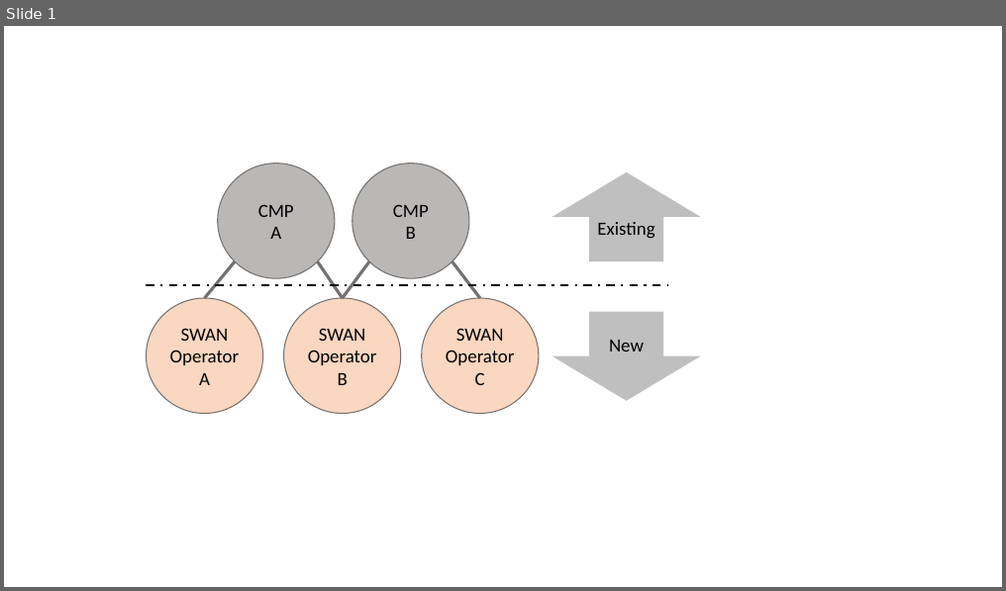
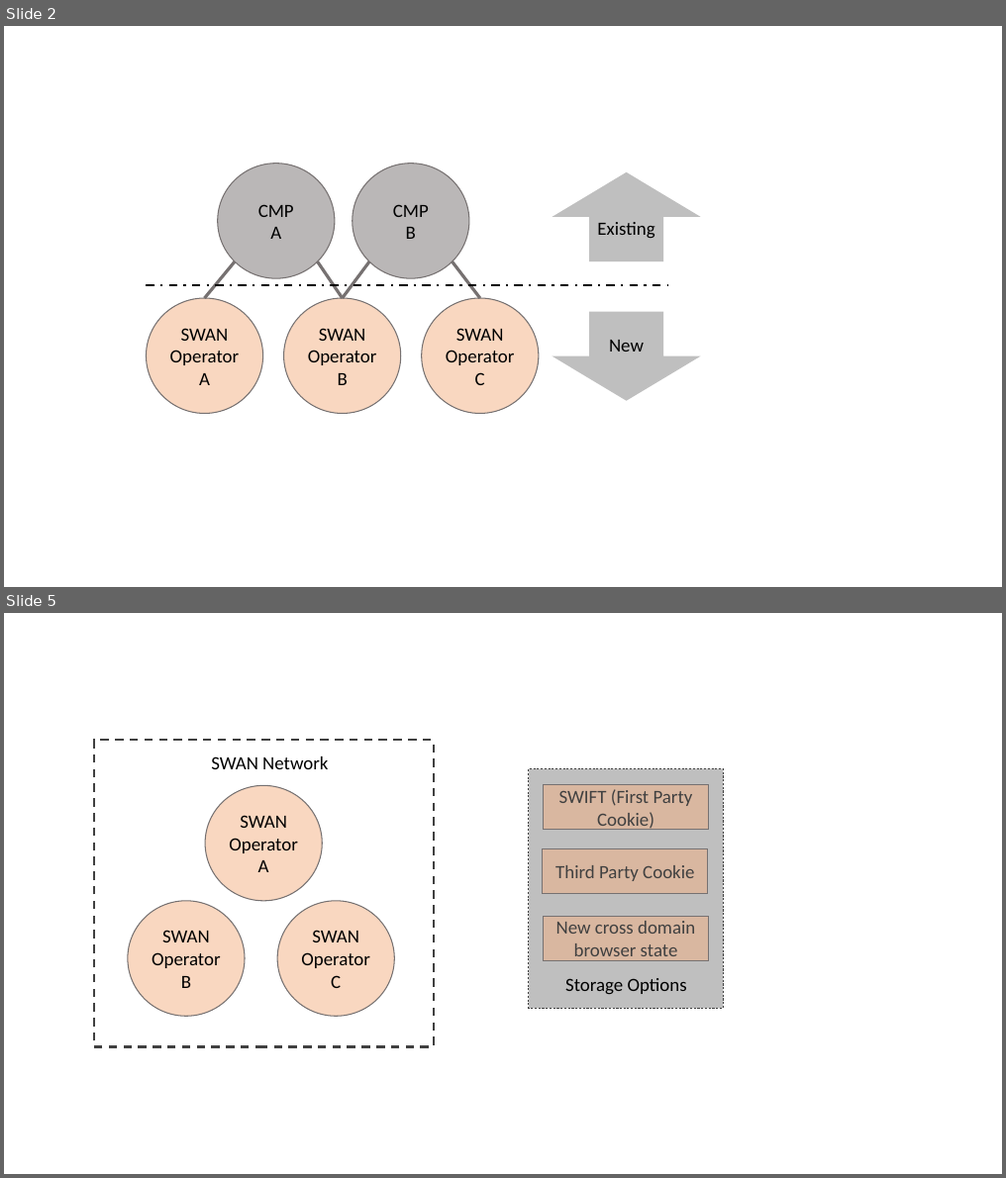
Before and after one commit to SWAN-community/swan, a slide deck: diagrams.pptx. Shown one above the other, each under a label of ours: slide 1 before the commit, slides 2 and 5 after it; the slides between them are not shown. The pictures are 1006x591 and 1006x1178 pixels, drawn with LibreOffice and Linux fonts; fonts in the diff are those of the drawing. Boxes give left, top, right and bottom in pixels: in the first picture for what was removed or moved away, otherwise in the second. Text is boxed around its words. In the diff, an @@ line names an element or a change of style, - is before the commit and + after.

```diff
--- a/diagrams.pptx
+++ b/diagrams.pptx
@@ slide 5 added at (x1=4, y1=613, x2=1002, y2=1174), background #FFFFFF @@
@@ rectangle added at (x1=94, y1=741, x2=433, y2=1048), outline #404040 2 pt dashed @@
@@ text added at (x1=211, y1=757, x2=328, y2=769), 18 pt, text #000000 @@
+SWAN Network
@@ ellipse added at (x1=205, y1=786, x2=322, y2=901), fill #F4B183 at 50% opacity, outline #767171 1 pt, 18 pt, text #000000 @@
+SWAN
+Operator
+A
@@ rectangle added at (x1=529, y1=768, x2=724, y2=1008), fill #BFBFBF, outline #404040 0.5 pt dashed @@
@@ rectangle added at (x1=543, y1=785, x2=709, y2=830), fill #F4B183 at 50% opacity, outline #767171 1 pt, 18 pt, text #404040 @@
+SWIFT (First Party Cookie)
@@ rectangle added at (x1=543, y1=850, x2=709, y2=894), fill #F4B183 at 50% opacity, outline #767171 1 pt, 18 pt, text #404040 @@
+Third Party Cookie
@@ ellipse added at (x1=128, y1=901, x2=245, y2=1017), fill #F4B183 at 50% opacity, outline #767171 1 pt, 18 pt, text #000000 @@
+SWAN
+Operator
+B
@@ ellipse added at (x1=277, y1=901, x2=394, y2=1017), fill #F4B183 at 50% opacity, outline #767171 1 pt, 18 pt, text #000000 @@
+SWAN
+Operator
+C
@@ rectangle added at (x1=543, y1=916, x2=709, y2=960), fill #F4B183 at 50% opacity, outline #767171 1 pt, 18 pt, text #404040 @@
+New cross domain browser state
@@ text added at (x1=565, y1=978, x2=687, y2=995), 18 pt, text #000000 @@
+Storage Options
@@ what was slide 1 is now slide 2 @@
```
Also in this commit, not shown: 3 other slides added, 14 other files.
